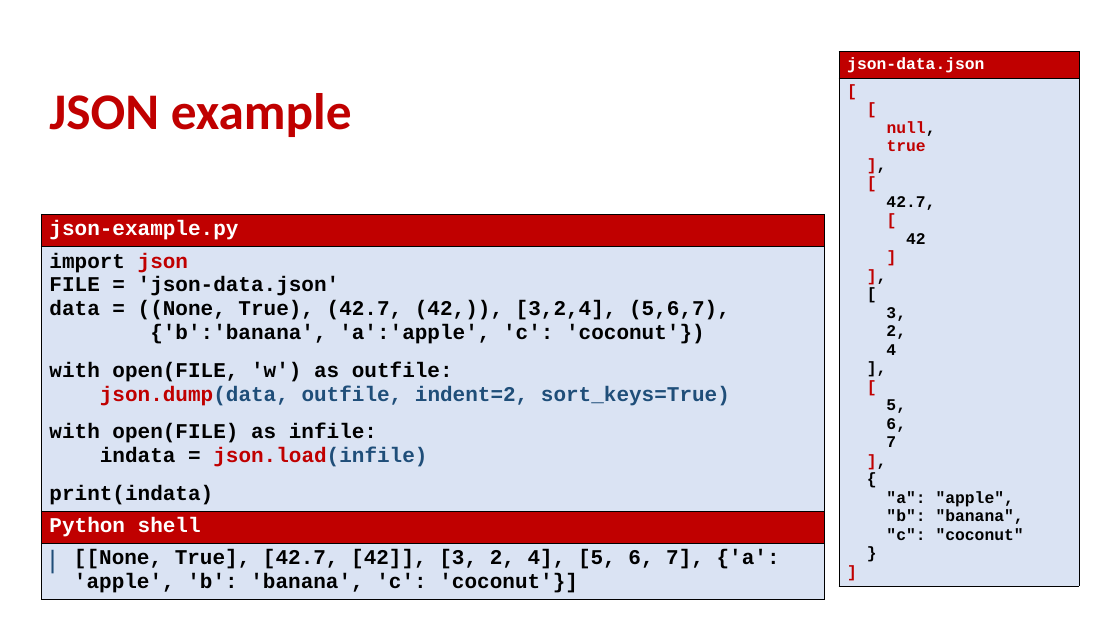
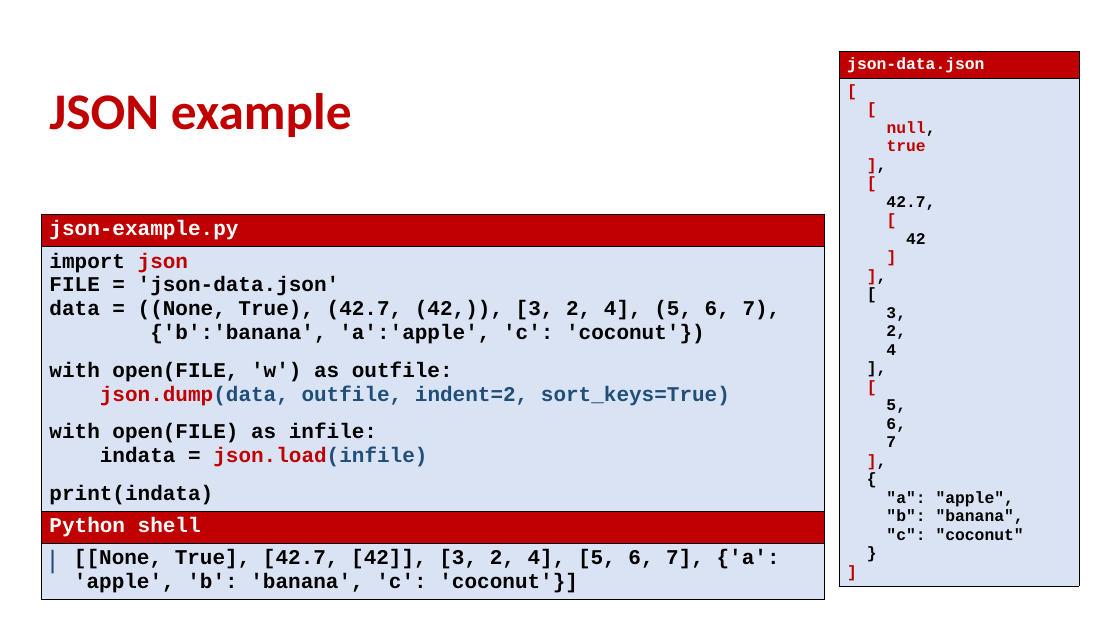
Before and after one commit to gsbrodal/gsbrodal.github.io, a slide deck: slide 12 of ipsa/slides/text.pptx. Drawn at 1120x630 pixels with LibreOffice and Linux fonts; fonts in the diff are those of the drawing. Boxes give left, top, right and bottom in pixels: in the first picture for what was removed or moved away, otherwise in the second. Text is boxed around its words. In the diff, an @@ line names an element or a change of style, - is before the commit and + after.

```diff
--- a/ipsa/slides/text.pptx
+++ b/ipsa/slides/text.pptx
@@ table at <box>41,214,824,618</box> @@
-row 2, column 1: import json FILE = 'json-data.json' / data = ((None, True), (42.7, (42,)), [3,2,4], (5,6,7), / {'b':'banana', 'a':'apple', 'c': 'coconut'}) / with open(FILE, 'w') as outfile: / json.dump(data, outfile, indent=2, sort_keys=True) / with open(FILE) as infile: / indata = json.load(infile) / print(indata)
+row 2, column 1: import json FILE = 'json-data.json' / data = ((None, True), (42.7, (42,)), [3, 2, 4], (5, 6, 7), / {'b':'banana', 'a':'apple', 'c': 'coconut'}) / with open(FILE, 'w') as outfile: / json.dump(data, outfile, indent=2, sort_keys=True) / with open(FILE) as infile: / indata = json.load(infile) / print(indata)
```
Also in this commit, not shown: 2 other slides changed, 3 other files.
